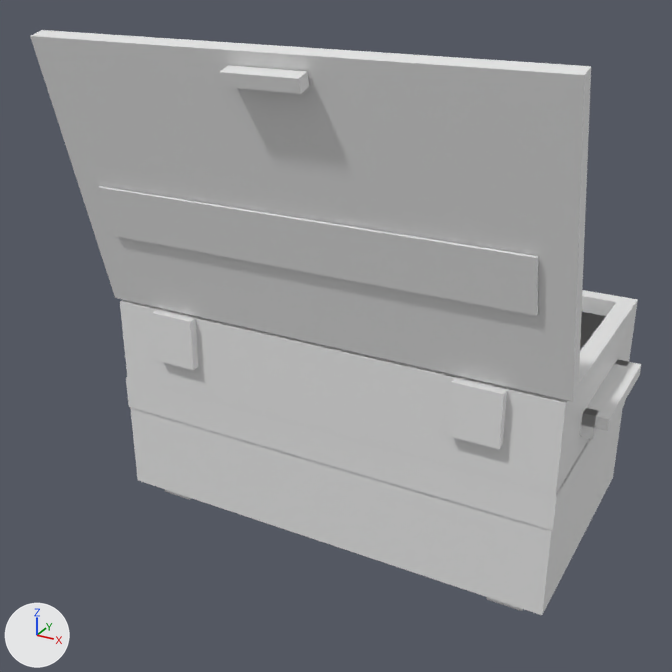
Before and after pictures for a commit that changed the Blender file art/blender/octopus_storage.blend.
Both versions are drawn from a camera (50 mm lens) standing at (1.35, -2.77, 2.01) and looking at (-0.07, -0.18, 0.72). Lighting does not change. The marker at lower left points along +X, +Y and +Z. The older version comes first. Materials are left out; every surface is plain grey.

The first picture shows 'Lid', 'chest_body'.
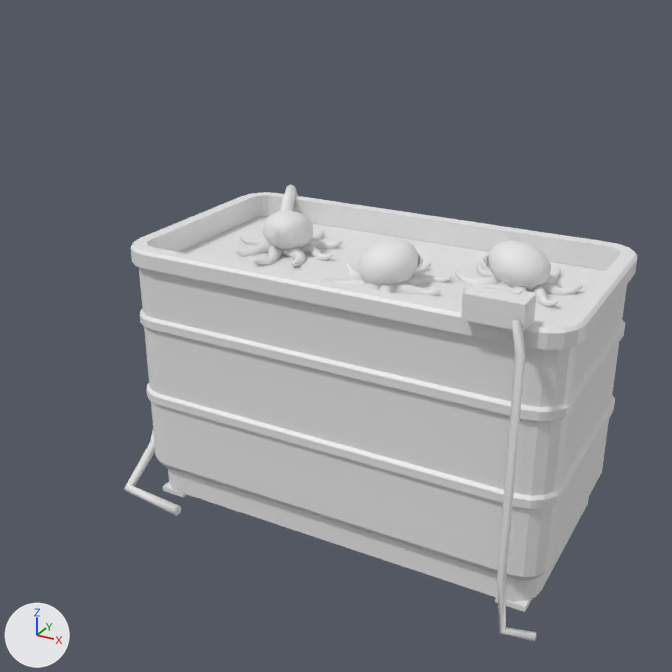
Patch to the scene script:
```diff
--- a/art/blender/octopus_storage.blend.py
+++ b/art/blender/octopus_storage.blend.py
@@ me_chest_body @@
 # used by ob_chest_body; parent = ob_octopus_storage; location = (0.0, 0.0, 0.0)
-me_chest_body.from_pydata(...)  # 834 vertices, 490 faces; spans x -0.84..0.88, y -0.48..0.6, z 0.0..1.3
+me_chest_body.from_pydata(...)  # 697 vertices, 587 faces; spans x -0.8..0.8, y -0.44..0.53, z 0.0..1.0
+# me_chest_body part 1: a new loose piece, a box spanning x -0.73..-0.63, y -0.39..-0.29, z 0.0..0.02
+# me_chest_body part 2: a new loose piece, a box spanning x 0.63..0.73, y -0.39..-0.29, z 0.0..0.02
+# me_chest_body part 3: 104 loose pieces with 786 vertices, spanning x -0.84..0.88, y -0.48..0.6, z 0.0..1.3, are deleted
+# me_chest_body part 4: 48 vertices removed from x -0.8..0.8, y -0.45..0.45, z 0.06..0.8; 615 vertices added at x -0.8..0.8, y -0.44..0.53, z 0.02..1.0
+# other edits to the shape of me_chest_body do not show in these pictures
@@ me_pump @@
+me_pump.from_pydata(...)  # 100 vertices, 80 faces; spans x -0.87..0.8, y -0.53..-0.18, z 0.0..1.08
@@ me_tentacle @@
+me_tentacle.from_pydata(...)  # 56 vertices, 49 faces; spans x -0.649..-0.532, y 0.238..0.496, z 0.758..1.044
@@ me_octopus_2 @@
+me_octopus_2.from_pydata(...)  # 750 vertices, 716 faces; spans x 0.256..0.677, y -0.123..0.275, z 0.895..1.063
@@ me_octopus_1 @@
+me_octopus_1.from_pydata(...)  # 750 vertices, 716 faces; spans x -0.114..0.282, y -0.311..0.104, z 0.89..1.058
@@ me_octopus_0 @@
+me_octopus_0.from_pydata(...)  # 750 vertices, 716 faces; spans x -0.609..-0.192, y -0.179..0.26, z 0.895..1.063
@@ ob_lid @@
-ob_lid = bpy.data.objects.new('Lid', me_lid)
-ob_lid.parent = ob_octopus_storage
-ob_lid.location = (0.0, -0.45, 0.81)
@@ ob_pump @@
+ob_pump = bpy.data.objects.new('pump', me_pump)
+ob_pump.parent = ob_octopus_storage
+ob_pump.location = (0.0, 0.0, 0.0)
@@ ob_tentacle @@
+ob_tentacle = bpy.data.objects.new('tentacle', me_tentacle)
+ob_tentacle.parent = ob_octopus_storage
+ob_tentacle.location = (0.0, 0.0, 0.0)
@@ ob_octopus_2 @@
+ob_octopus_2 = bpy.data.objects.new('octopus_2', me_octopus_2)
+ob_octopus_2.parent = ob_octopus_storage
+ob_octopus_2.location = (0.0, 0.0, 0.0)
@@ ob_octopus_1 @@
+ob_octopus_1 = bpy.data.objects.new('octopus_1', me_octopus_1)
+ob_octopus_1.parent = ob_octopus_storage
+ob_octopus_1.location = (0.0, 0.0, 0.0)
@@ ob_octopus_0 @@
+ob_octopus_0 = bpy.data.objects.new('octopus_0', me_octopus_0)
+ob_octopus_0.parent = ob_octopus_storage
+ob_octopus_0.location = (0.0, 0.0, 0.0)
```

Changed parts and their boxes (x1, y1, x2, y2) in the pictures (672 x 672 px):
'Lid', deleted: before (30, 30, 591, 402)
'chest_body', reshaped: before (120, 290, 641, 615); after (131, 192, 637, 612)
'pump', added: after (124, 282, 537, 641)
'octopus_2', added: after (455, 240, 583, 307)
'octopus_1', added: after (323, 239, 453, 296)
'octopus_0', added: after (235, 211, 343, 267)
'tentacle', added: after (280, 185, 298, 211)
part 1 of me_chest_body, added: after (163, 482, 187, 498)
part 2 of me_chest_body, added: after (495, 598, 532, 612)
part 3 of me_chest_body, deleted: before (122, 300, 641, 611)
part 4 of me_chest_body, cut back: before (120, 290, 638, 615); after (131, 192, 637, 602)
